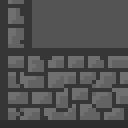
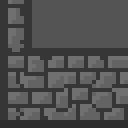
Comparing the layer stacks of the two 128×128 images. Changes:
painted on "Layer 2" over 12, 48, 20, 52
